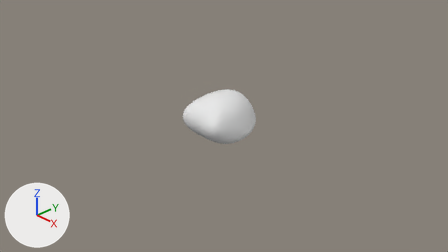
The Blender file DustMite.blend, before and after one commit.
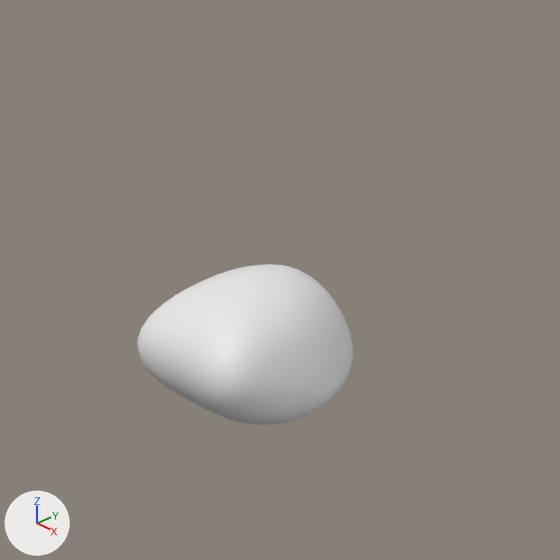
Old and new are each drawn from the file's camera 'Camera' and again close up on the part from 30% to 73% of the width and 0% to 75% of the height. Lighting does not change. The marker at lower left points along +X, +Y and +Z. The first two pictures are the older version.

The scene before the commit, as lines of its bpy script (objects in view):
```python
me_sphere_001 = bpy.data.meshes.new('Sphere.001')
me_sphere_001.from_pydata(...)  # 128 vertices, 144 faces; spans x -0.74..0.74, y -1.12..0.99, z -0.43..0.88
me_sphere_001.polygons.foreach_set('use_smooth', [True] * 144)
ob_sphere = bpy.data.objects.new('Sphere', me_sphere_001)
ob_sphere.location = (0.0, 0.0, 0.0)
ob_sphere.scale = (0.84, 0.615, 0.689)
_m = ob_sphere.modifiers.new('Subdivision', 'SUBSURF')
```
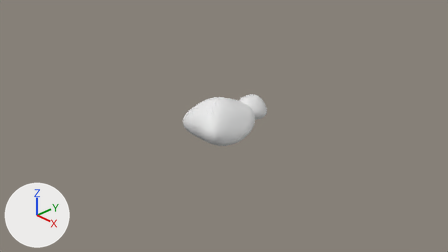
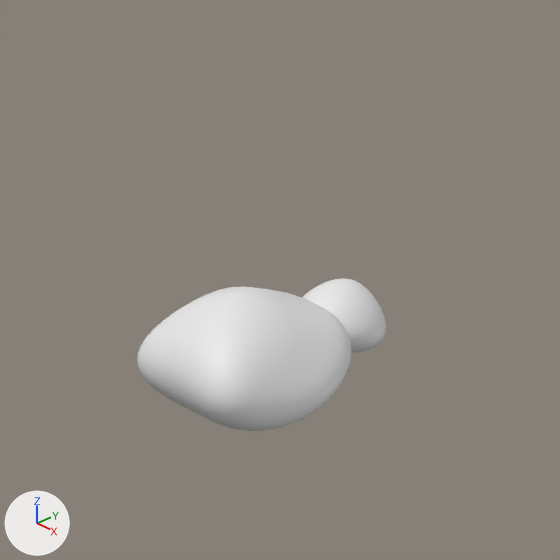
Changed parts and their boxes [x1, y1, x2, y2] in the close-ups (560 x 560 px):
'Sphere', reshaped, turned: before [137, 264, 353, 425]; after [137, 286, 352, 431]
'Sphere.001', added: after [302, 279, 386, 353]

What changed in the scene script:
```text
Change me_sphere_001:
    used by ob_sphere; location = (0.0, 0.0, 0.0); scale = (0.84, 0.615, 0.689)
    remove me_sphere_001.from_pydata(...)  # 128 vertices, 144 faces; spans x -0.74..0.74, y -1.12..0.99, z -0.43..0.88
    add me_sphere_001.from_pydata(...)  # 128 vertices, 144 faces; spans x -0.72..0.72, y -1.11..0.98, z -0.43..0.81
    me_sphere_001 part 1: 105 of 128 vertices moved; they spanned x -0.74..0.74, y -1.12..0.99, z -0.41..0.88 and now span x -0.72..0.72, y -1.11..0.98, z -0.42..0.81; mean shift (0.0, 0.0, -0.06); largest move (0.0, 0.72, 0.67) -> (0.0, 0.62, 0.4)
Add me_sphere_002:
    me_sphere_002.from_pydata(...)  # 128 vertices, 144 faces; spans x -0.98..0.98, y -1.0..1.0, z -0.85..0.66
    me_sphere_002.polygons.foreach_set('use_smooth', [True] * 144)
Change ob_sphere:
    ob_sphere.rotation_euler: (0.0, 0.0, 0.0) -> (0.171, 0.0, 0.0)  # degrees (0, 0, 0) -> degrees (10, 0, 0)
Add ob_sphere_001:
    ob_sphere_001 = bpy.data.objects.new('Sphere.001', me_sphere_002)
    ob_sphere_001.location = (0.0, 0.733, 0.128)
    ob_sphere_001.rotation_euler = (-0.292, 0.0, 0.0)  # degrees (-17, 0, 0)
    ob_sphere_001.scale = (0.307, 0.328, 0.313)
    _m = ob_sphere_001.modifiers.new('Subdivision', 'SUBSURF')
```
